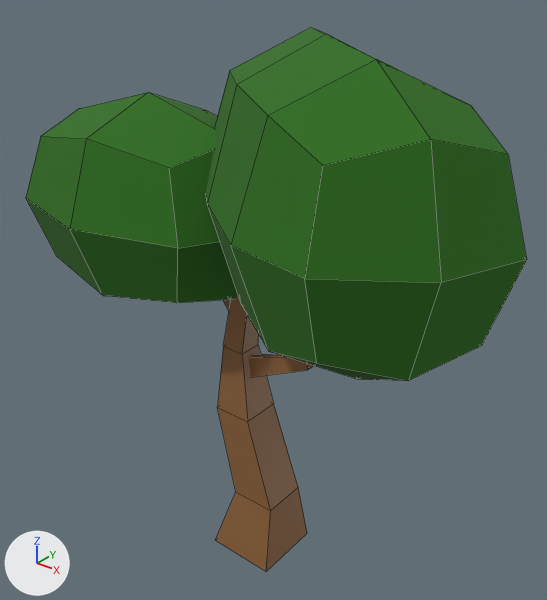
Two versions of the FBX model Assets/Prefabs/New/tree2.fbx, one commit apart.
Both versions are drawn from a 50 mm lens placed at (1.52, -1.85, 2.18), pointed at (-0.02, 0.08, 0.99). Arrows for +X, +Y and +Z are at lower left; the lights stay in place. Mesh edges are drawn as thin lines.
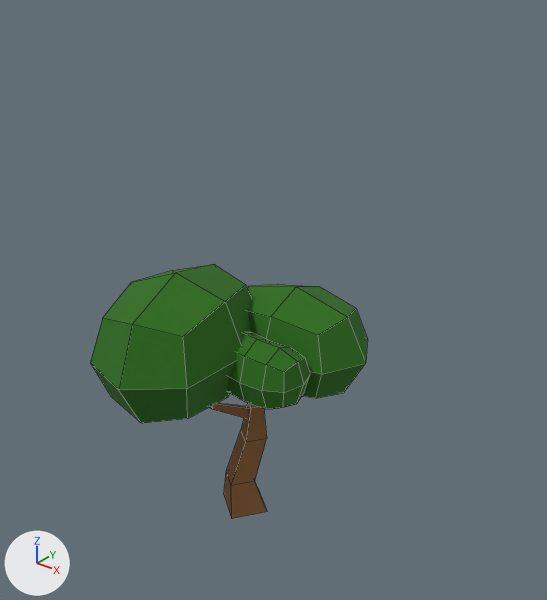
What differs and where, as boxes [x1, y1, x2, y2] in the pictures (547 x 600 px; the box of a moved part takes in the faces that stretch with it):
'Cube.002', reshaped, rescaled, turned: before [26, 28, 527, 571]; after [90, 264, 368, 518]
part 1 of me_cube_016, moved or reshaped: before [205, 28, 527, 381]; after [228, 332, 310, 409]
part 2 of me_cube_016, moved or reshaped: before [215, 295, 307, 571]; after [224, 403, 267, 518]
part 3 of me_cube_016, moved or reshaped: before [249, 354, 314, 377]; after [210, 403, 249, 419]
part 4 of me_cube_016, moved or reshaped (not visible afterwards): before [223, 299, 231, 311]
part 5 of me_cube_016, rebuilt (43% narrower, 45% shorter): before [26, 93, 238, 303]; after [248, 284, 368, 398]
part 6 of me_cube_016, added (green): after [90, 264, 252, 423]

The change, as a diff of the scene's bpy script:
```diff
--- a/Assets/Prefabs/New/tree2.fbx.py
+++ b/Assets/Prefabs/New/tree2.fbx.py
@@ me_cube_016 @@
 # used by ob_cube_002; location = (0.0, 0.0, 0.0); rotation_euler = (0.0, 0.0, 2.196), in degrees (0, 0, 126); scale = (0.346, 0.247, 0.247)
-me_cube_016.from_pydata(...)  # 136 vertices, 119 faces; spans x -2.25..1.96, y -2.8..3.58, z -0.02..7.82
+me_cube_016.from_pydata(...)  # 162 vertices, 143 faces; spans x -2.78..1.4, y -3.51..3.18, z -0.02..7.62
+# me_cube_016 part 1: the loose piece of 42 vertices spanning x -2.25..1.48, y -2.8..0.85, z 3.99..7.82 is multiplied about its middle by the matrix ((-0.465, -0.081, 0.0), (0.159, -0.465, 0.0), (0.0, 0.0, 0.479)), then moved by (0.36, 0.83, -0.67)
+# me_cube_016 part 2: the loose piece of 20 vertices spanning x -0.71..0.36, y -0.7..0.79, z -0.02..4.72 is moved by (-0.59, 0.34, 0.0)
+# me_cube_016 part 3: the loose piece of 16 vertices spanning x -1.03..-0.04, y -1.61..0.26, z 2.98..4.57 is moved by (-0.59, 0.34, 0.0)
+# me_cube_016 part 4: the loose piece of 16 vertices spanning x 0.02..0.84, y 0.3..1.16, z 3.72..4.76 is moved by (-0.59, 0.34, 0.0)
+# me_cube_016 part 5: the loose piece of 26 vertices spanning x -0.67..1.96, y -0.31..3.58, z 3.75..6.86 is rebuilt with 26 vertices and now spans x -1.71..1.4, y 0.07..3.18, z 3.74..6.86
+# me_cube_016 part 6: a new loose piece of 26 vertices spanning x -2.78..-0.15, y -3.51..1.66, z 3.83..7.62, in mat_arboles (dark green #2c6d18)
 me_cube_016.materials.append(mat_arboles)
@@ ob_cube_002 @@
 ob_cube_002.location = (0.0, 0.0, 0.0)
-ob_cube_002.rotation_euler = (0.0, 0.0, 2.196)  # degrees (0, 0, 126)
-ob_cube_002.scale = (0.346, 0.247, 0.247)
+ob_cube_002.scale = (0.201, 0.143, 0.143)
```
